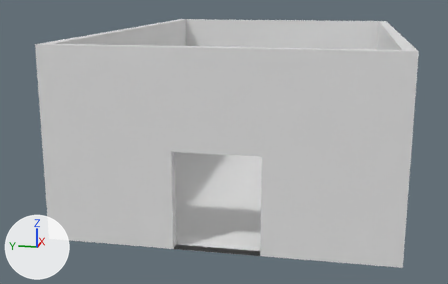
What one commit did to the Blender file Blender/restaurace.blend.
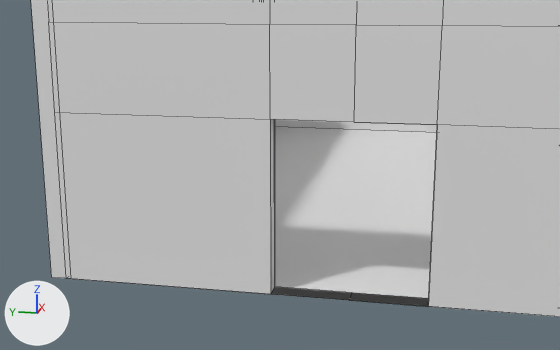
There are two pictures of each version: one whole from a 50 mm lens placed at (-46.4, -6.7, 14.2), pointed at (-1.5, 2.3, 3.0), one close up from a 50 mm lens placed at (-37.6, -2.4, 9.6), pointed at (-15.5, 2.1, 4.0). Arrows for +X, +Y and +Z are at lower left; the lights stay in place. The close-ups show mesh edges as thin lines.
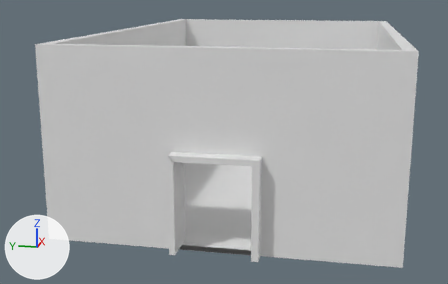
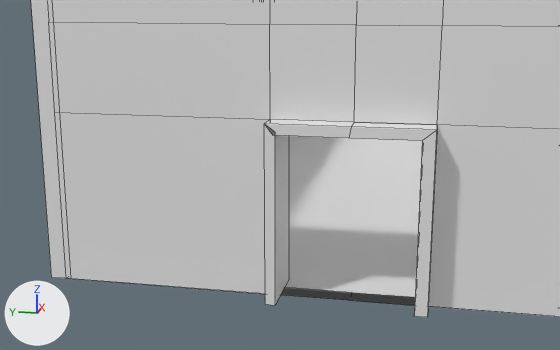
Changed parts and their boxes [x1, y1, x2, y2] in the close-ups (560 x 350 px):
part 1 of me_cube_003, built on
    before: [270, 119, 437, 303]
    after: [264, 119, 437, 317]
'Cube.001', unchanged, covered by the edit
    before: [275, 120, 437, 133]

Edits to the bpy script that builds the scene:
```text
Change me_cube_003:
    used by ob_cube_002; location = (-15.35, 0.0, 1.0); scale = (1.0, 10.0, 1.0)
    remove me_cube_003.from_pydata(...)  # 90 vertices, 82 faces; spans x 0.35..1.0, y -0.96..0.95, z -1.0..10.27
    add me_cube_003.from_pydata(...)  # 162 vertices, 154 faces; spans x -0.45..1.8, y -0.96..0.95, z -1.0..10.27
    me_cube_003 part 1
    4 faces are deleted
    54 vertices are added at x -0.45..1.0, y -0.25..0.25, z -1.0..4.64
    6 new vertices lie (0.8, 0.0, 0.0) away from vertices in x 1.0, y -0.25..0.25, z -1.0..4.64
    6 new vertices lie (-0.8, 0.0, 0.0) away from vertices in x 0.35, y -0.25..0.25, z -1.0..4.64
    6 new vertices lie (2.25, 0.0, 0.0) away from vertices in x -0.45, y -0.21..0.22, z -1.0..4.4
    76 new faces join them
```
